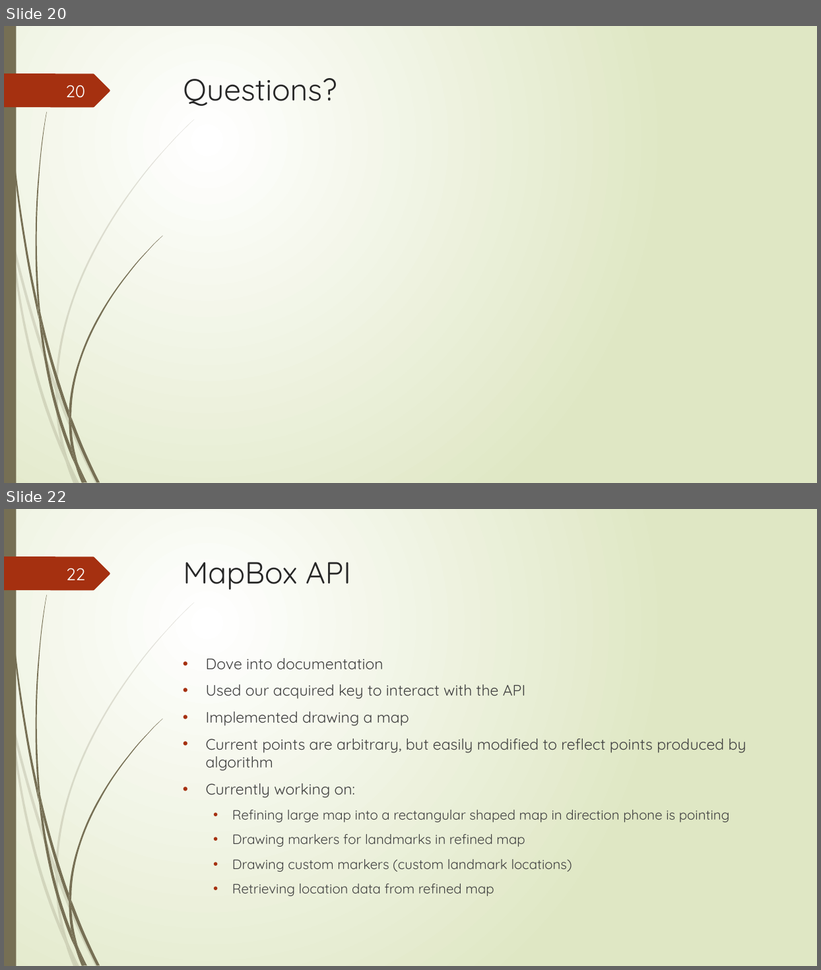
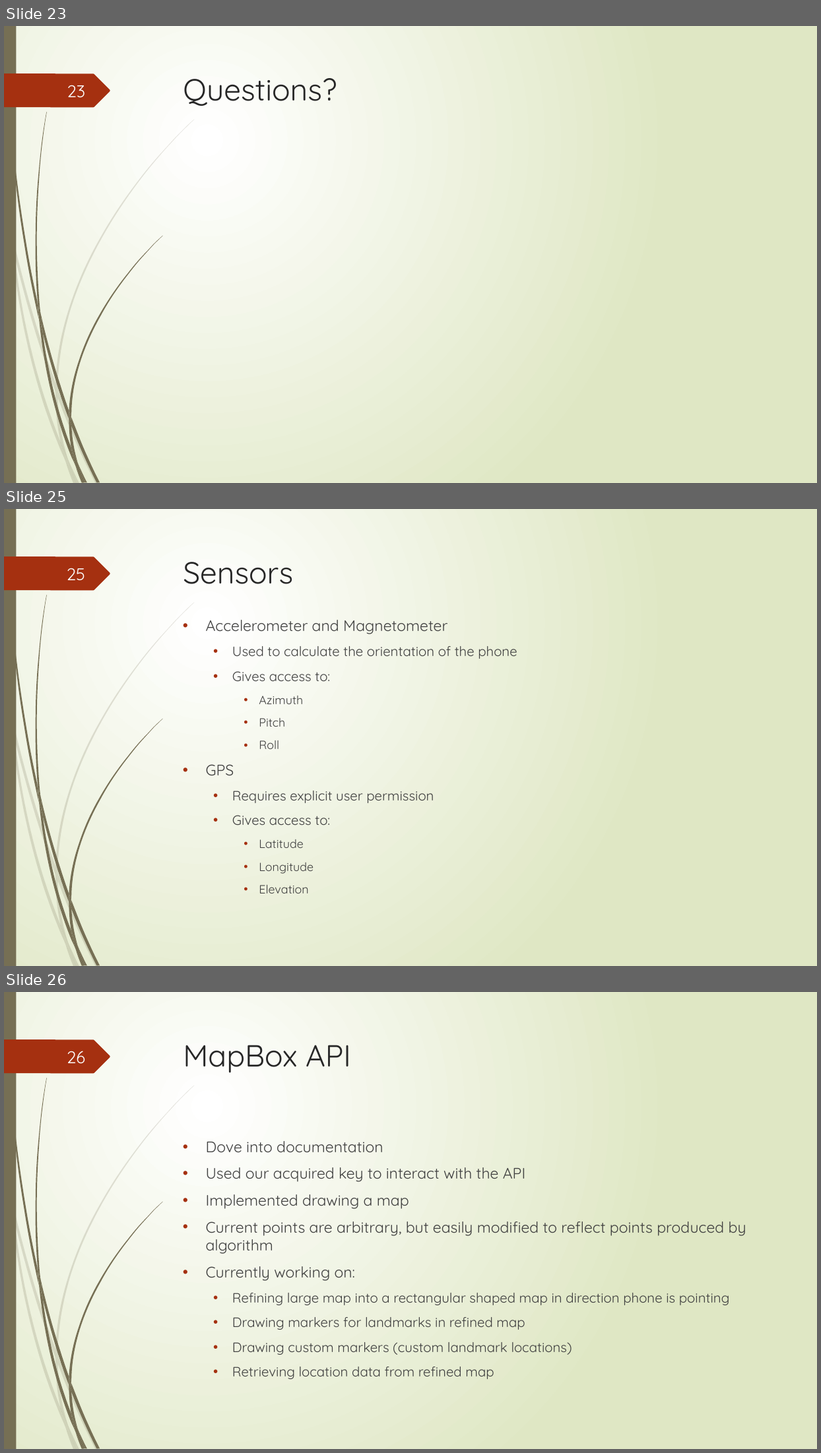
Before and after one commit to junmin-yee/Landmarked, a slide deck: Presentations/Sprint01 ReviewMeeting.pptx. Shown one above the other, each under a label of ours: slides 20 and 22 before the commit, slides 23, 25 and 26 after it; the slides between them are not shown. The pictures are 821x970 and 821x1453 pixels, drawn with LibreOffice and Linux fonts; fonts in the diff are those of the drawing. Boxes give left, top, right and bottom in pixels: in the first picture for what was removed or moved away, otherwise in the second. Text is boxed around its words. In the diff, an @@ line names an element or a change of style, - is before the commit and + after.

```diff
--- a/Presentations/Sprint01 ReviewMeeting.pptx
+++ b/Presentations/Sprint01 ReviewMeeting.pptx
@@ slide 25 added at [4,509,817,966], background gradient #FFFFFF to #DFE8C4; not listed: 24 template elements that a slide beside it also shows @@
@@ page number added at [67,568,86,580], 20 pt, text #FEFFFF @@
+25
@@ title added at [183,562,293,584], 36 pt, text #262626 @@
+Sensors
@@ text added at [206,620,517,894], 16 pt, text #404040 @@
+• Accelerometer and Magnetometer
+  • Used to calculate the orientation of the phone
+  • Gives access to:
+    • Azimuth
+    • Pitch
+    • Roll
+• GPS
+  • Requires explicit user permission
+  • Gives access to:
+    • Latitude
+    • Longitude
+    • Elevation
@@ what was slide 20 is now slide 23 @@
@@ page number at [67,85,85,98]: text changed @@
-20
+23
@@ what was slide 22 is now slide 26 @@
@@ page number at [67,1051,85,1064]: text changed @@
-22
+26
```
Also in this commit, not shown: 6 other slides added, 3 slides removed.
